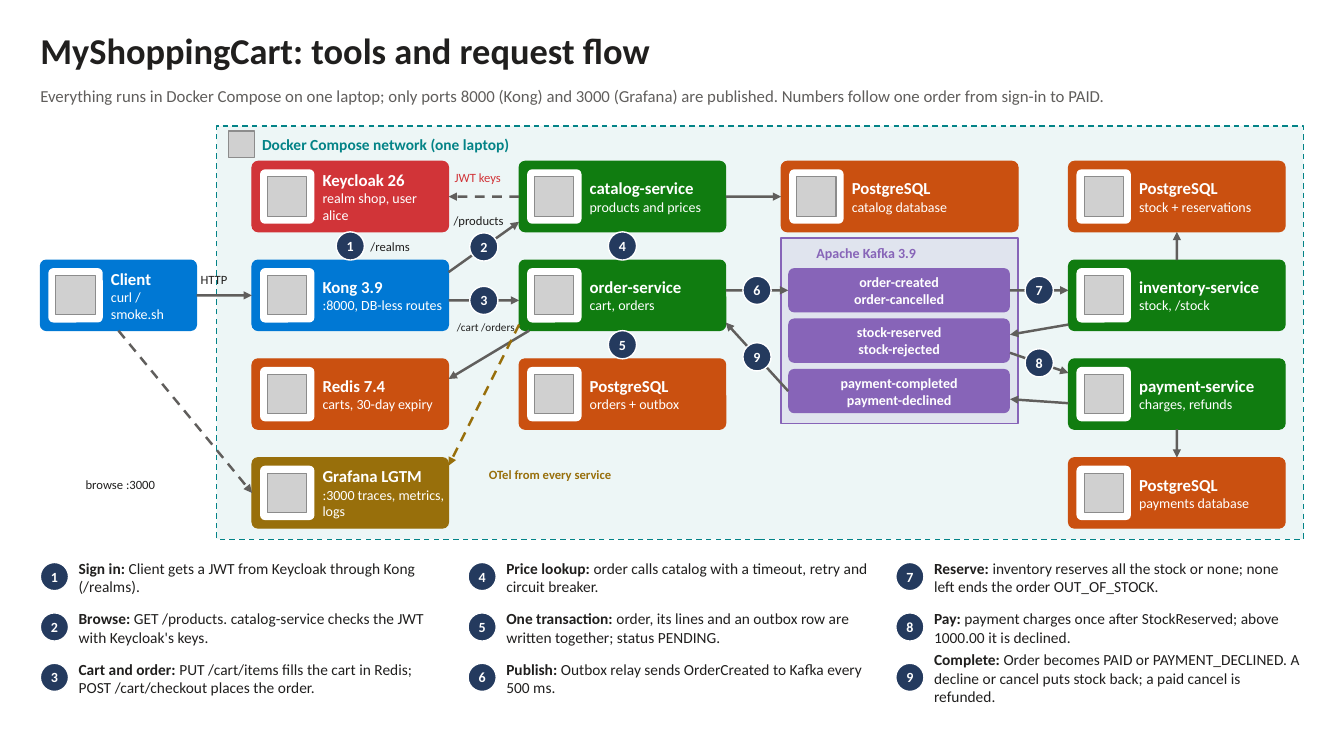
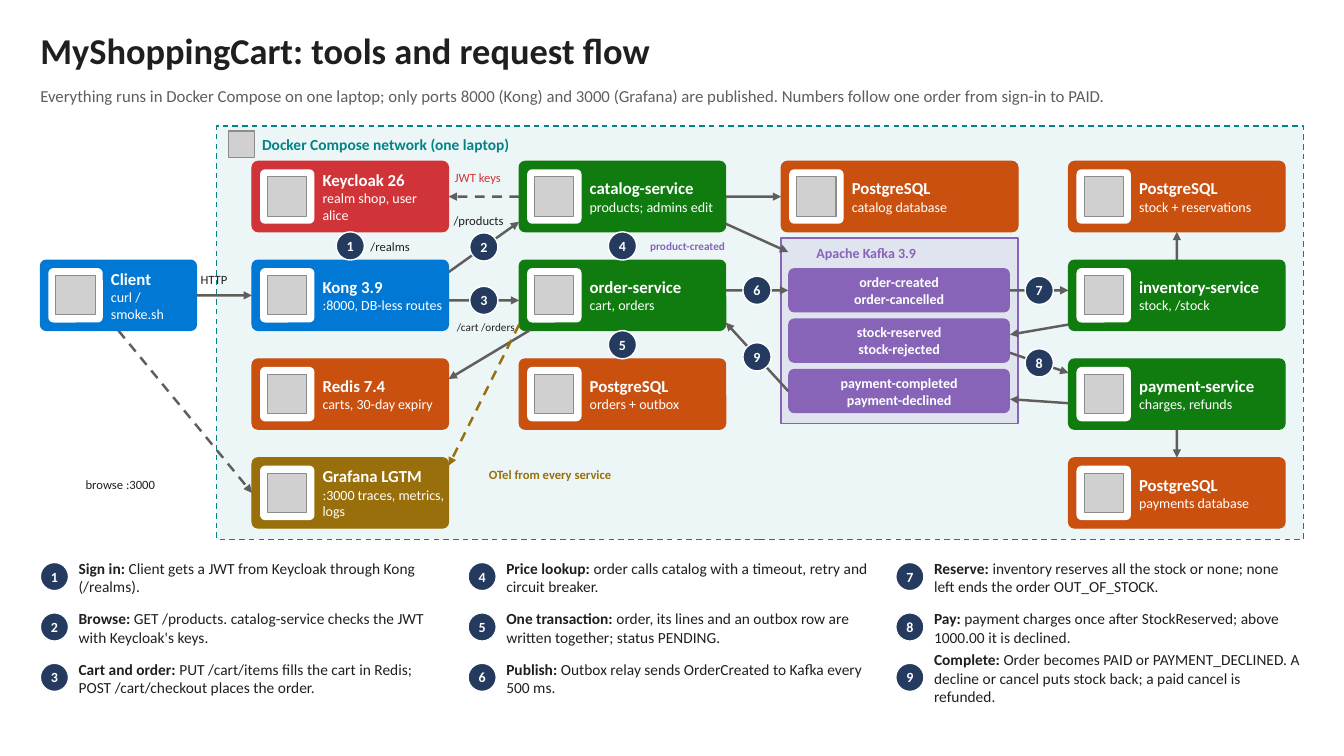
Before and after one commit to anandmohan-root/MyShoppingCart, a slide deck: slide 1 of docs/architecture.pptx. Drawn at 1344x756 pixels with LibreOffice and Linux fonts; fonts in the diff are those of the drawing; grey boxes stand for pictures; background and template pictures are left out. Boxes give left, top, right and bottom in pixels: in the first picture for what was removed or moved away, otherwise in the second. Text is boxed around its words. In the diff, an @@ line names an element or a change of style, - is before the commit and + after.

```diff
--- a/docs/architecture.pptx
+++ b/docs/architecture.pptx
@@ text at <box>590,202,713,214</box>: text changed @@
-products and prices
+products; admins edit
@@ arrow added from (726, 224) to (788, 252), #605E5C 1.75 pt @@
@@ text added at <box>650,242,725,252</box>, 8 pt, text #8764B8, bold @@
+product-created
```
Also in this commit, not shown: 25 other files.
